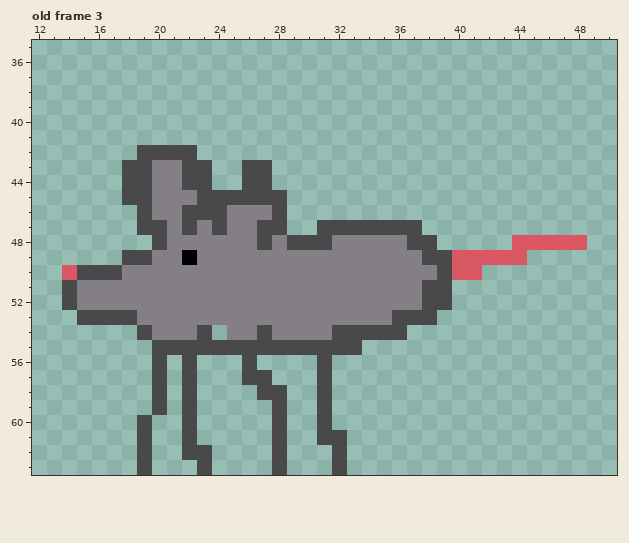
Pixel-art file: draclove-love/typeshit/transformation.aseprite. The picture above was drawn from the file before the commit.
64x64 pixels, 3 frames. Shown: old frame 3: x 12..50, y 35..63. The commit also changed other frames, which this record leaves out.
Now the later version:
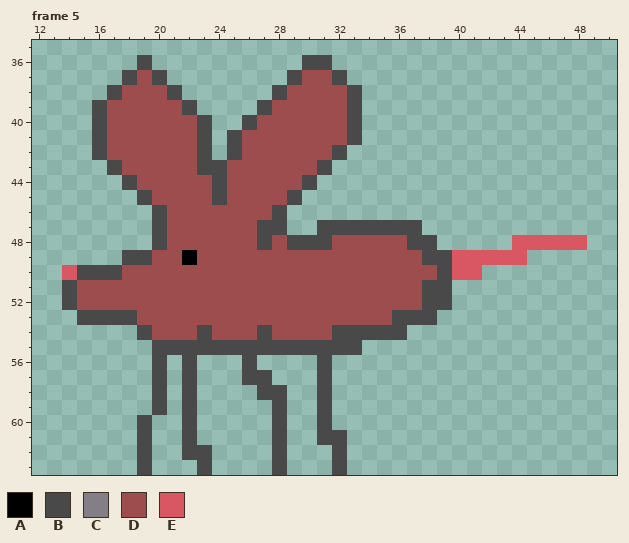
Palette (. is transparent): A #000000  B #494949  C #847e87  D #9d4d4d  E #d95763
A new or re-ordered frame is compared with the old frame closest to it.
Diff:
frames 3 -> 13
Changed rows in their new state; - is an unchanged pixel.
Frame 5 is new; against old frame 3:
first column x 15:
36 ----B----------BB-------
37 ---BDB--------BDDB------
38 --BDDDB------BDDDDB-----
39 -BDDDDDB----BDDDDDB-----
40 -BDDDDDDB--BDDDDDDB-----
41 -BDDDDDDB-BDDDDDDDB-----
42 -BDDDDDDB-BDDDDDDB------
43 --BDDDDD-BDDDDDDB-------
44 ----DDDDDBDDDDDB--------
45 ---.-DDDD-DDDDB---------
46 ----.BDDDDDDD-----------
47 ----.-DDDDDD------------
48 ------DDDDDD-D---DDDDD--
49 -----DD-DDDDDDDDDDDDDDD-
50 ---DDDDDDDDDDDDDDDDDDDDD
51 DDDDDDDDDDDDDDDDDDDDDDD-
52 DDDDDDDDDDDDDDDDDDDDDDD-
53 ----DDDDDDDDDDDDDDDDD---
54 -----DDD-DDD-DDDD-------
Where, in picture pixels (left, top, right, bottom), the same in both pictures:
changed: (77, 55, 437, 340)
